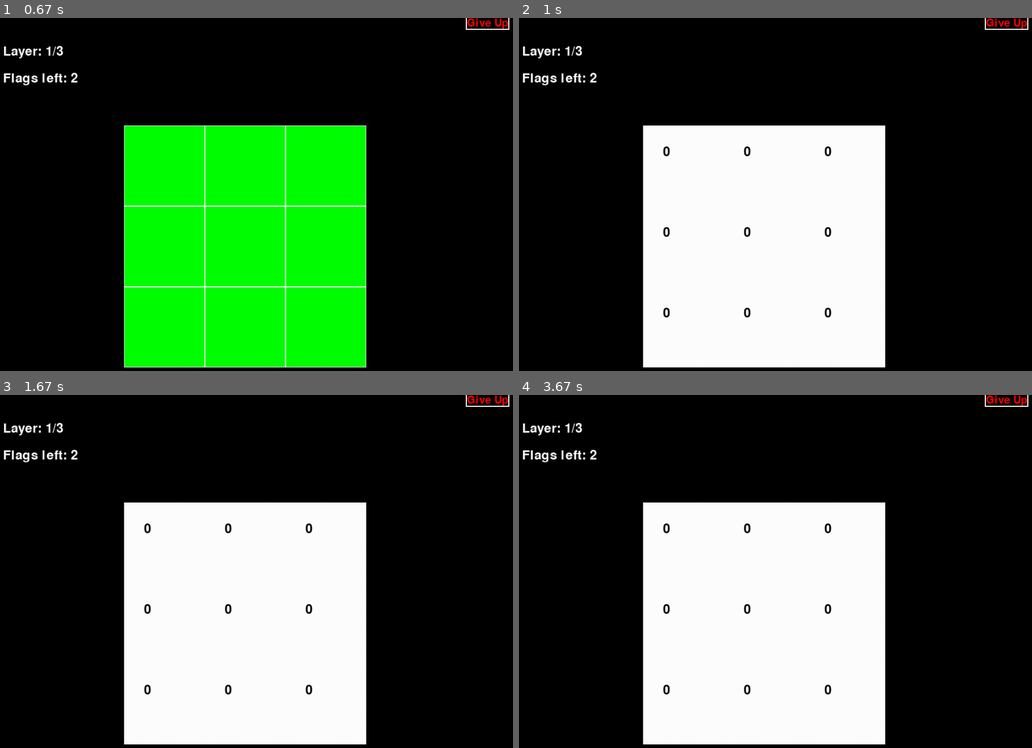
Above: before the commit, frames 1-4 (two rows, left to right).
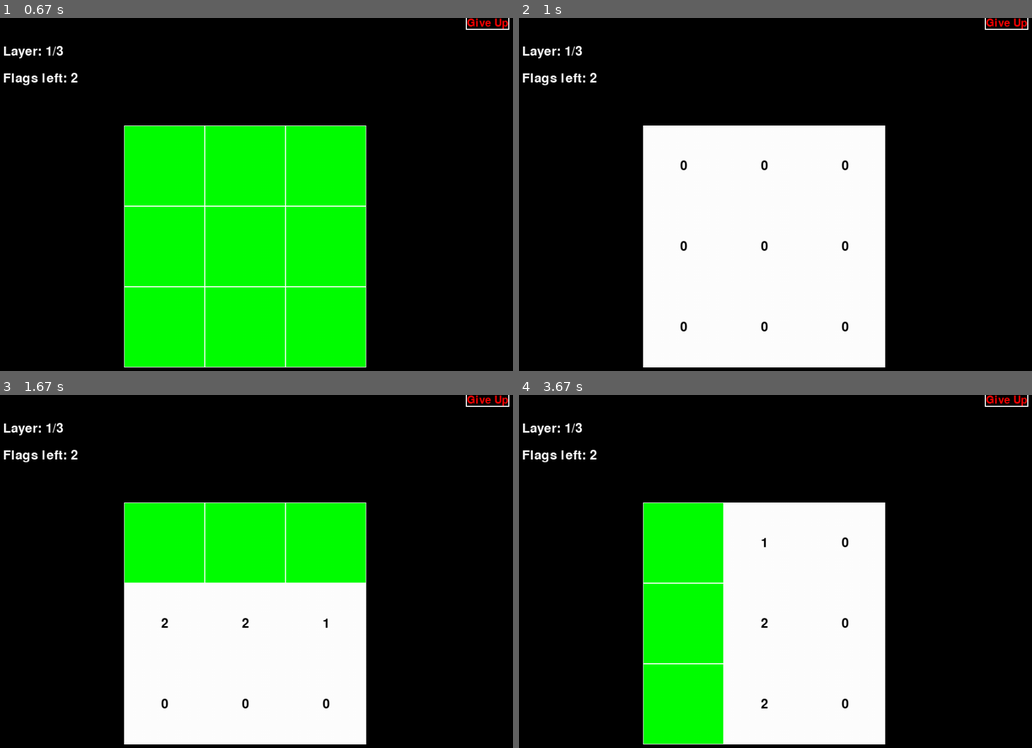
Above: after the commit, the same moments.

Repository: LukePng/3D_Minesweeper
Game: pygame game, started from src/main.py
Same seed, same stepped clock (60 frames per second), same inputs: the game is played once before the commit and once after it.
Inputs (mouse positions are in pixels of both pictures, inside the frame that each line leads up to):
- Up to frame 1 (0.67 s): click "Start Game" at 0.38 s
- Up to frame 2 (1 s): click (765, 247) at 0.72 s
- Up to frame 3 (1.67 s): hold F 1-1.47 s; hold D 1-1.47 s; hold R from 1.5 s (still down); hold D from 1.5 s (still down)
- Up to frame 4 (3.67 s): release R at 1.97 s; release D at 1.97 s; hold D 2-2.47 s; tap F at 2.07, 2.57, 2.93, 3.23, 3.43 s; hold W 2.5-2.83 s; hold Up 2.5-2.83 s; hold D 2.87-3.33 s; hold A from 3.37 s (still down)

Frame 1 is identical in both runs. In frame 2, 0.5% of the frame differs, in the area x 28-65%, y 36-89%; in frame 3, 11%; in frame 4, 11%, in the area x 24-65%, y 30-99%.

Commit message:
added rotation

Diff:
--- a/src/game.py
+++ b/src/game.py
@@ -1,6 +1,5 @@
 ### TO DO LIST ###
 # 1. GIVE UP button
-# 2. ADD rotation
 # 3. EXIT GAME button
 # 4. ADD MUSIC to game
 
@@ -151,16 +150,23 @@
                 if cell.is_revealed and not cell.is_mine:
                     font = pygame.font.Font(None, 36)
                     text_surface = font.render(str(cell.adjacent_mines), True, BLACK)
-                    self.screen.blit(text_surface, (
-                        left_margin + x * cell_size + cell_size // 4,
-                        top_margin + y * cell_size + cell_size // 4
-                    ))
+                    text_rect = text_surface.get_rect()
+
+                    # Center the text in the cell
+                    text_rect.center = (
+                        left_margin + x * cell_size + cell_size // 2,
+                        top_margin + y * cell_size + cell_size // 2
+                     )
+
+                    # Blit the text surface at the new centered position
+                    self.screen.blit(text_surface, text_rect)
 
     def run_game(self):
         self.initialize_board()  # Initialize the board
         curr_layer = 0 #initialising first layer at 0
         board_size = self.board.get_size()
         game_over = False
+        first_click = True
 
         running = True
         while running:
@@ -194,6 +200,12 @@
                                     if self.board.get_board()[curr_layer][Y][X].is_flagged:
                                         continue  # Cell cannot be clicked onto if flagged
                                     else:
+                                        if first_click:
+                                            while (self.board.get_board()[curr_layer][Y][X].get_adj_mines() != 0) or (self.board.get_board()[curr_layer][Y][X].is_mine):
+                                                self.initialize_board()
+
+                                            first_click = False
+
                                         self.board.reveal_cell(curr_layer, Y, X)  # Reveal the cell
 
                                         if (self.board.get_board()[curr_layer][Y][X].get_adj_mines() == 0) and (not self.board.get_board()[curr_layer][Y][X].is_mine):
@@ -224,6 +236,30 @@
                                 print("Already at the bottom!")
                             else:
                                 curr_layer = curr_layer + 1
+
+                        elif event.key == pygame.K_w:
+                            self.board.rotate('x')
+
+                        elif event.key == pygame.K_s:
+                            self.board.rotate('x')
+                            self.board.rotate('x')
+                            self.board.rotate('x')
+
+                        elif event.key == pygame.K_a:
+                            self.board.rotate('y')
+
+                        elif event.key == pygame.K_d:
+                            self.board.rotate('y')
+                            self.board.rotate('y')
+                            self.board.rotate('y')
+
+                        elif event.key == pygame.K_r:
+                            self.board.rotate('z')
+
+                        elif event.key == pygame.K_f:
+                            self.board.rotate('z')
+                            self.board.rotate('z')
+                            self.board.rotate('z')
 
                 else:  # Game is over; handle the end screen buttons
                     if event.type == pygame.MOUSEBUTTONDOWN:
